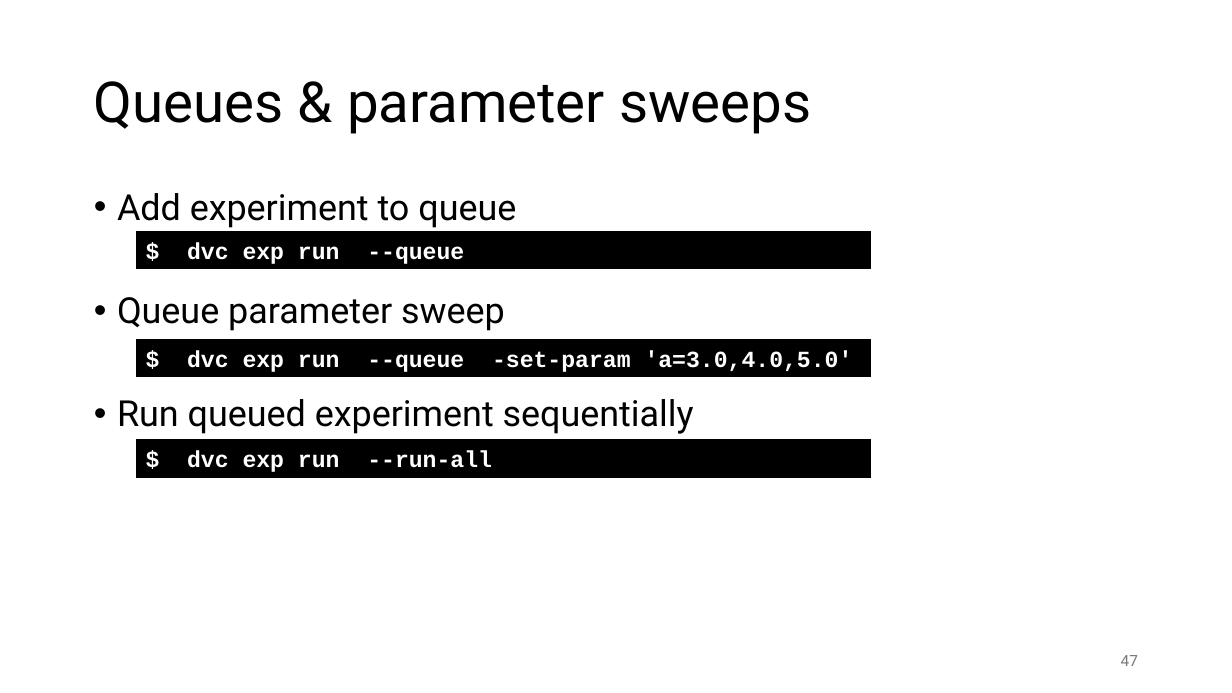
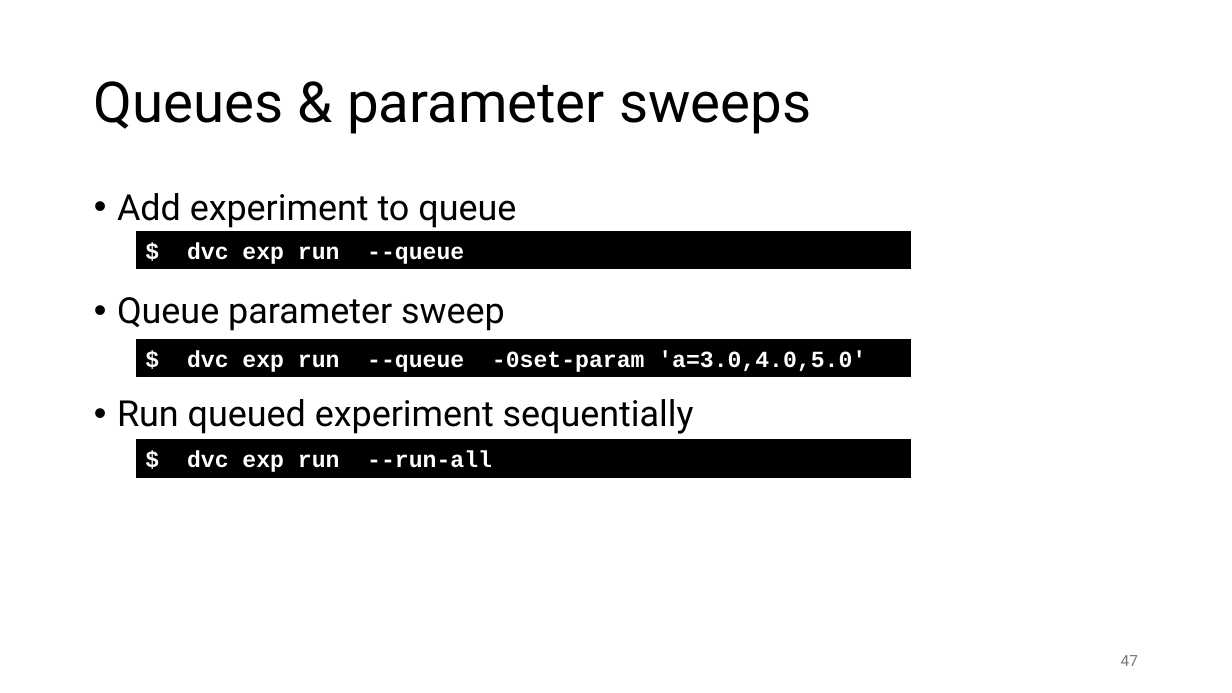
Before and after one commit to gjbex/MLOps-on-HPC, a slide deck: slide 47 of mlops_on_hpc.pptx. Drawn at 1232x693 pixels with LibreOffice and Linux fonts; fonts in the diff are those of the drawing. Boxes give left, top, right and bottom in pixels: in the first picture for what was removed or moved away, otherwise in the second. Text is boxed around its words. In the diff, an @@ line names an element or a change of style, - is before the commit and + after.

```diff
--- a/mlops_on_hpc.pptx
+++ b/mlops_on_hpc.pptx
@@ rectangle "$ dvc exp run --queue": place and size @@
-rectangle "$ dvc exp run --queue" at box(137, 232, 871, 269)
+rectangle "$ dvc exp run --queue" at box(137, 232, 911, 269)
@@ rectangle "$ dvc exp run --queue ...": place and size @@
-rectangle "$ dvc exp run --queue ..." at box(137, 340, 871, 377)
+rectangle "$ dvc exp run --queue ..." at box(137, 340, 911, 377)
@@ text in rectangle at box(187, 350, 866, 372): text changed @@
-$ dvc exp run --queue -set-param 'a=3.0,4.0,5.0'
+$ dvc exp run --queue -0set-param 'a=3.0,4.0,5.0'
@@ rectangle "$ dvc exp run --run-all": place and size @@
-rectangle "$ dvc exp run --run-all" at box(137, 440, 871, 477)
+rectangle "$ dvc exp run --run-all" at box(137, 440, 911, 477)
```
